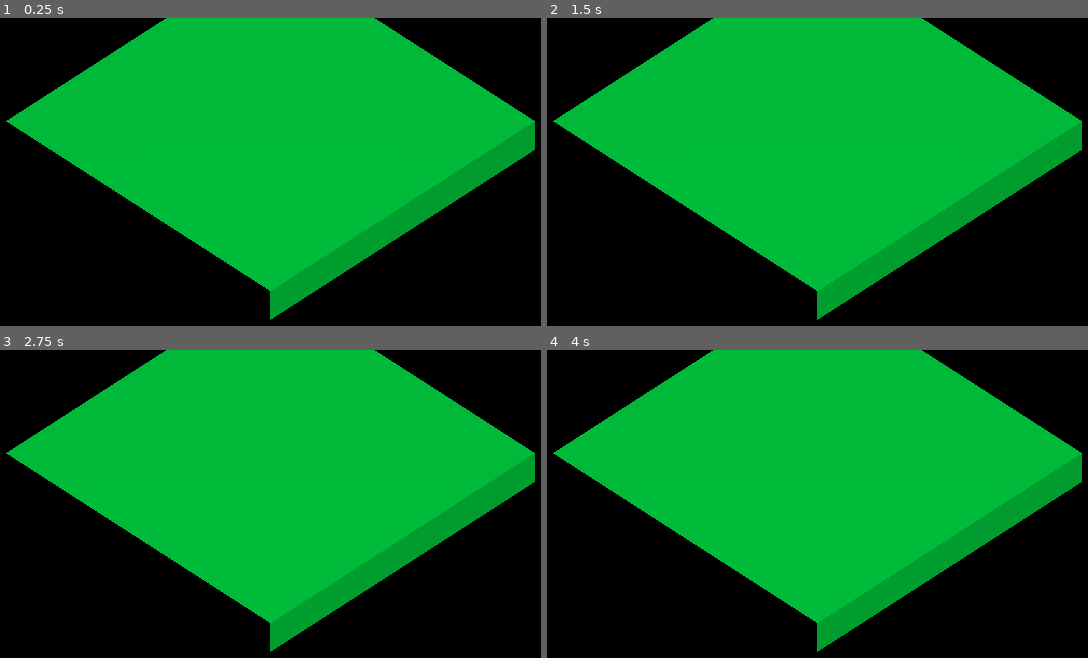
Above: before the commit, frames 1-4 (two rows, left to right).
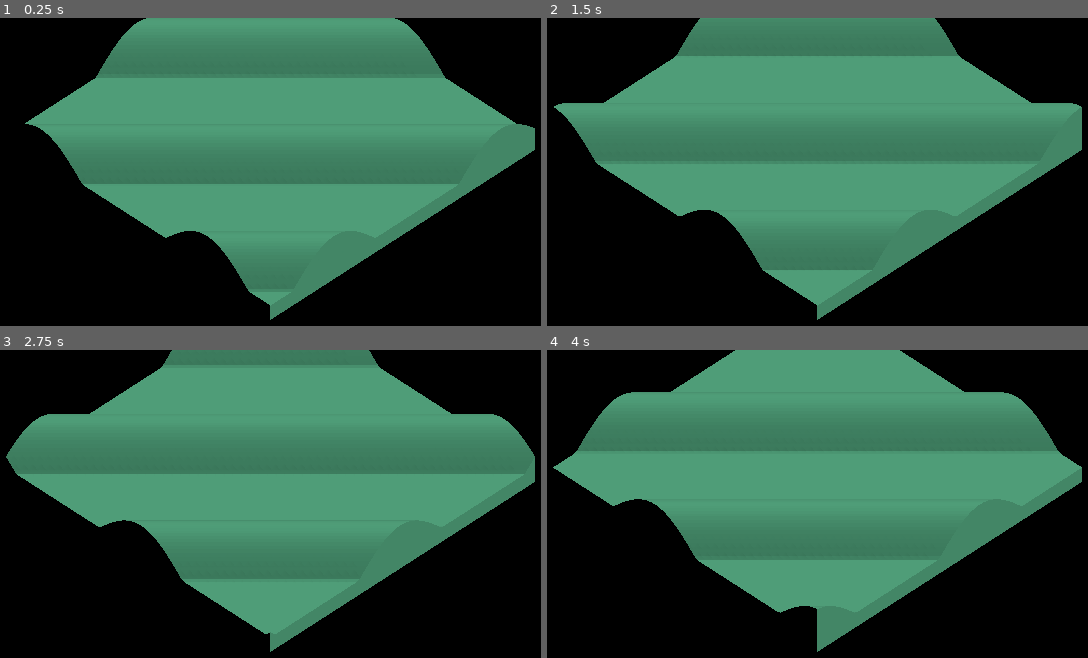
Above: after the commit, the same moments.

Repository: bbielsa/retro-terrain
Game: Godot game, scene res://scene/World.tscn
Same seed, same stepped clock (60 frames per second), same inputs: the game is played once before the commit and once after it.
Inputs (mouse positions are in pixels of both pictures, inside the frame that each line leads up to):
- Up to frame 1 (0.25 s): no input
- Up to frame 2 (1.5 s): move the mouse to (990, 221) at 0.52 s; hold Right (ui_right) 0.53-1.25 s; click (990, 221) at 0.67 s; drag from (655, 264) to (outside the picture) at 1.27 s
- Up to frame 3 (2.75 s): move the mouse to (351, 476) at 2.02 s; hold Right (ui_right) from 2.03 s (still down)
- Up to frame 4 (4 s): release Right (ui_right) at 2.75 s; drag from (outside the picture) to (579, 507) at 2.77 s; tap Enter at 3.5 s; move the mouse to (1055, 642) at 3.52 s; hold Left (ui_left) from 3.53 s (still down)

The runs differ from the first frame. In frame 1, 56% of the frame differs, in the area x 1-99%, y 0-99%; in frame 2, 56%; in frame 3, 57%; in frame 4, 56%.

Commit message:
Created a new shader, terrain.shader this will controll modifying the terrain and also applying textures to the mesh

Diff:
--- a/scene/World.tscn
+++ b/scene/World.tscn
@@ -1,15 +1,7 @@
-[gd_scene load_steps=8 format=2]
+[gd_scene load_steps=4 format=2]
 
-[ext_resource path="res://src/terrain/terrain.gd" type="Script" id=1]
-[ext_resource path="res://src/shader/terrain/grid.shader" type="Shader" id=2]
-[ext_resource path="res://src/terrain/terrain_model.gd" type="Script" id=3]
-[ext_resource path="res://src/camera/camera.gd" type="Script" id=4]
-[ext_resource path="res://scene/terrain.tscn" type="PackedScene" id=5]
-
-[sub_resource type="ShaderMaterial" id=1]
-
-render_priority = 0
-shader = ExtResource( 2 )
+[ext_resource path="res://scene/terrain.tscn" type="PackedScene" id=1]
+[ext_resource path="res://src/camera/camera.gd" type="Script" id=2]
 
 [sub_resource type="Environment" id=2]
 
@@ -118,13 +110,9 @@
 
 transform = Transform( 0.4, 0, 0, 0, 0.4, 0, 0, 0, 0.4, 0, 0, 0 )
 visible = false
-script = ExtResource( 1 )
 _sections_unfolded = [ "Transform", "Visibility" ]
-terrain_material = SubResource( 1 )
 
 [node name="TerrainModel" type="Spatial" parent="Terrain" index="0"]
-
-script = ExtResource( 3 )
 
 [node name="DirectionalLight" type="DirectionalLight" parent="." index="2"]
 
@@ -154,7 +142,9 @@
 directional_shadow_max_distance = 200.0
 _sections_unfolded = [ "Light", "Shadow", "Transform" ]
 
-[node name="Camera" type="Camera" parent="." index="3"]
+[node name="DemoTerrain" parent="." index="3" instance=ExtResource( 1 )]
+
+[node name="Camera" type="Camera" parent="." index="4"]
 
 transform = Transform( 0.707107, -0.454519, 0.541675, 0, 0.766044, 0.642788, -0.707107, -0.454519, 0.541675, 20, 20, 20 )
 keep_aspect = 1
@@ -169,7 +159,5 @@
 size = 12.0
 near = 0.05
 far = 100.0
-script = ExtResource( 4 )
+script = ExtResource( 2 )
 _sections_unfolded = [ "Transform" ]
-
-[node name="DemoTerrain" parent="." index="4" instance=ExtResource( 5 )]
--- a/scene/terrain.tscn
+++ b/scene/terrain.tscn
@@ -1,63 +1,21 @@
-[gd_scene load_steps=3 format=2]
+[gd_scene load_steps=6 format=2]
+
+[ext_resource path="res://src/shader/terrain/terrain.shader" type="Shader" id=1]
+[ext_resource path="res://src/terrain/terrain.gd" type="Script" id=2]
+[ext_resource path="res://src/terrain/terrain_model.gd" type="Script" id=3]
+
+[sub_resource type="ShaderMaterial" id=3]
+
+render_priority = 0
+shader = ExtResource( 1 )
 
 [sub_resource type="CubeMesh" id=1]
 
+material = SubResource( 3 )
 size = Vector3( 10, 1, 10 )
 subdivide_width = 100
 subdivide_height = 100
 subdivide_depth = 100
-
-[sub_resource type="SpatialMaterial" id=2]
-
-render_priority = 0
-flags_transparent = false
-flags_unshaded = false
-flags_vertex_lighting = false
-flags_no_depth_test = false
-flags_use_point_size = false
-flags_world_triplanar = false
-flags_fixed_size = false
-flags_albedo_tex_force_srgb = false
-vertex_color_use_as_albedo = false
-vertex_color_is_srgb = false
-params_diffuse_mode = 0
-params_specular_mode = 0
-params_blend_mode = 0
-params_cull_mode = 0
-params_depth_draw_mode = 0
-params_line_width = 1.0
-params_point_size = 1.0
-params_billboard_mode = 0
-params_grow = false
-params_use_alpha_scissor = false
-albedo_color = Color( 0.00268817, 1, 0.32214, 1 )
-metallic = 0.0
-metallic_specular = 0.5
-metallic_texture_channel = 0
-roughness = 0.0
-roughness_texture_channel = 0
-emission_enabled = false
-normal_enabled = false
-rim_enabled = false
-clearcoat_enabled = false
-anisotropy_enabled = false
-ao_enabled = false
-depth_enabled = false
-subsurf_scatter_enabled = false
-transmission_enabled = false
-refraction_enabled = false
-detail_enabled = false
-uv1_scale = Vector3( 1, 1, 1 )
-uv1_offset = Vector3( 0, 0, 0 )
-uv1_triplanar = false
-uv1_triplanar_sharpness = 1.0
-uv2_scale = Vector3( 1, 1, 1 )
-uv2_offset = Vector3( 0, 0, 0 )
-uv2_triplanar = false
-uv2_triplanar_sharpness = 1.0
-proximity_fade_enable = false
-distance_fade_enable = false
-_sections_unfolded = [ "Albedo" ]
 
 [node name="Terrain" type="Spatial" index="0"]
 
@@ -92,7 +50,11 @@
 lod_max_hysteresis = 0.0
 mesh = SubResource( 1 )
 skeleton = NodePath("..")
-material/0 = SubResource( 2 )
+material/0 = null
+script = ExtResource( 2 )
 _sections_unfolded = [ "Geometry", "material" ]
+terrain_material = null
 
 [node name="TerrainModel" type="Spatial" parent="Terrain" index="0"]
+
+script = ExtResource( 3 )
--- a/src/shader/terrain/grid.shader
+++ b/src/shader/terrain/grid.shader
@@ -6,10 +6,6 @@
 uniform sampler2D tile_texture_3;
 uniform sampler2D tile_texture_4;
 
-void vertex() {
-	VERTEX.y += sin(TIME);
-}
-
 void fragment() {
 	ALBEDO = COLOR.rgb;
 
--- /dev/null
+++ b/src/shader/terrain/terrain.shader
@@ -0,0 +1,13 @@
+shader_type spatial;
+
+void vertex() {
+	if(VERTEX.y > 0.0) {
+		VERTEX.y = max(0, sin(TIME + VERTEX.x + VERTEX.z));
+	}
+}
+
+void fragment() {
+	NORMAL = normalize(cross(dFdx(VERTEX), dFdy(VERTEX)));
+	// green color
+	ALBEDO = vec3(39.0 / 256.0, 174.0 / 256.0, 96.0 / 256.0);
+}
--- a/src/terrain/terrain.gd
+++ b/src/terrain/terrain.gd
@@ -3,13 +3,38 @@
 export(ShaderMaterial) var terrain_material = null
 
 onready var terrain_model = get_node("TerrainModel")
-var multi_mesh_instance
-var theta = 0
-var loaded = false
-var test_tile_mesh
+onready var terrain_shader = mesh.material
 
 func _ready():
+	terrain_model.connect("terrain_changed", self, "_terrain_changed")
+
 	terrain_model.deform(0, 0, 1)
 	terrain_model.deform(4, 4, 2)
 	terrain_model.deform(4, 4, -2)
 	terrain_model.print_map()
+
+func _terrain_changed(height_map):
+	print("_terrain_changed called, generating data texture")
+
+	var height_map_texture = generate_height_map_texture(height_map)
+
+func height_to_pixel(height):
+	return Color(height / 255.0, 0, 0)
+
+func generate_height_map_texture(height_map):
+	var map_dimension_vertices = terrain_model.map_dimension + 1
+	var image_data = Image.new()
+
+	image_data.create(map_dimension_vertices, map_dimension_vertices, false, 2)
+	image_data.lock()
+
+	for y in range(map_dimension_vertices):
+		for x in range(map_dimension_vertices):
+			var height = terrain_model.get_vertex_height(x, y)
+			var pixel = height_to_pixel(height)
+
+			image_data.set_pixel(x, y, pixel)
+
+	image_data.unlock()
+
+	return image_data
